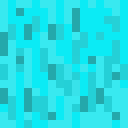
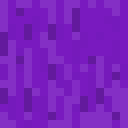
Layers edited between the first and the second 128x128 image:
added layer "default" above "1" over [0, 0, 128, 128]
added layer "1" above "2" over [0, 0, 128, 128]
added layer "2" above "3" over [0, 0, 128, 128]
added layer "3" above "4" over [0, 0, 128, 128]
added layer "4" above "5" over [0, 0, 128, 128]
added layer "5" above "Layer 4" over [0, 0, 128, 128]
added layer "Layer 4" above "Layer 3" over [0, 0, 128, 128]
added layer "Layer 3" above "Layer 1" over [0, 0, 128, 128]
hid "Layer 1" over [0, 0, 128, 128]
